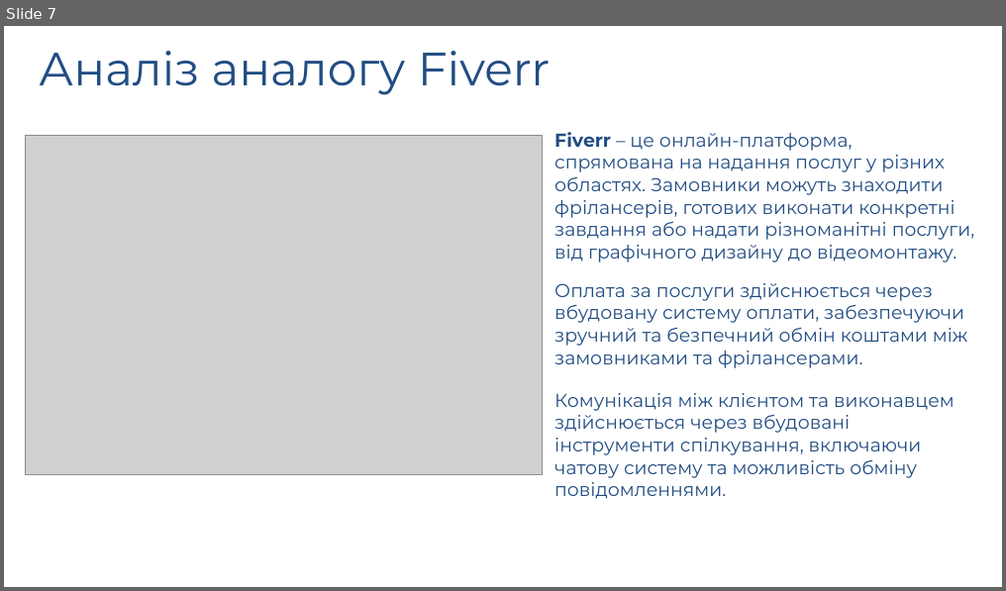
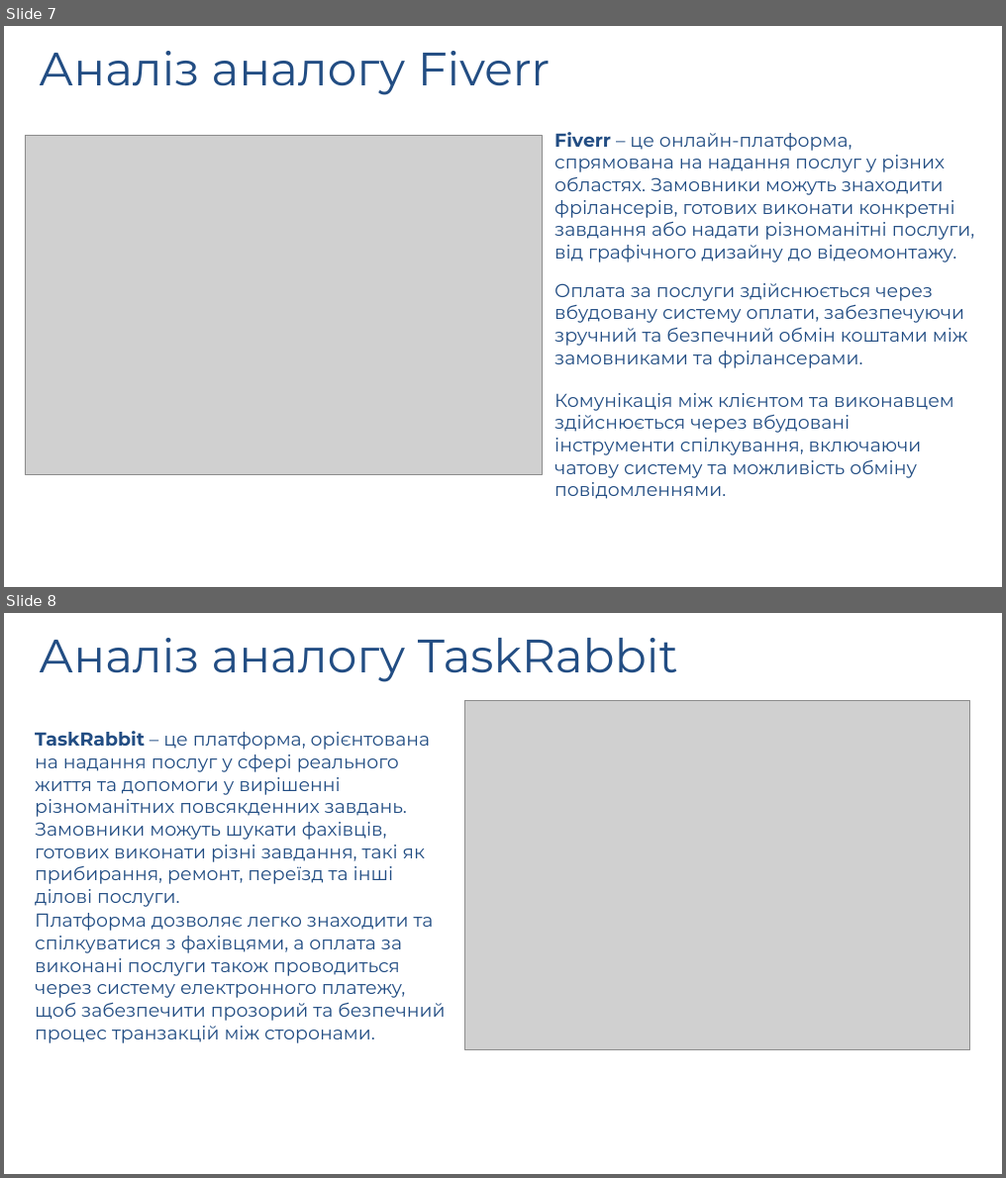
Before and after one commit to AlexandrVerbovskiy/test_dyplome, a slide deck: записка/презентація.pptx. Shown one above the other, each under a label of ours: slide 7 before the commit, slides 7 and 8 after it. The pictures are 1006x591 and 1006x1178 pixels, drawn with LibreOffice and Linux fonts; fonts in the diff are those of the drawing; grey boxes stand for pictures; background and template pictures are left out. Boxes give left, top, right and bottom in pixels: in the first picture for what was removed or moved away, otherwise in the second. Text is boxed around its words. In the diff, an @@ line names an element or a change of style, - is before the commit and + after.

```diff
--- a/записка/презентація.pptx
+++ b/записка/презентація.pptx
@@ slide 8 added at <box>4,613,1002,1174</box>, background picture (left out) @@
@@ title added at <box>39,638,678,682</box>, 45 pt, text #224D83 @@
+Аналіз аналогу TaskRabbit
@@ picture added at <box>465,700,970,1051</box> @@
@@ text added at <box>35,731,430,884</box>, 18 pt, text #224D83 @@
+TaskRabbit – це платформа, орієнтована на надання послуг у сфері реального життя та допомоги у вирішенні різноманітних повсякденних завдань. Замовники можуть шукати фахівців, готових виконати різні завдання, такі як прибирання, ремонт, переїзд та інші ділові послуги.
@@ text added at <box>35,913,445,1044</box>, 18 pt, text #224D83 @@
+Платформа дозволяє легко знаходити та спілкуватися з фахівцями, а оплата за виконані послуги також проводиться через систему електронного платежу, щоб забезпечити прозорий та безпечний процес транзакцій між сторонами.
```
Also in this commit, not shown: 1 slide changed, 3 other files.
